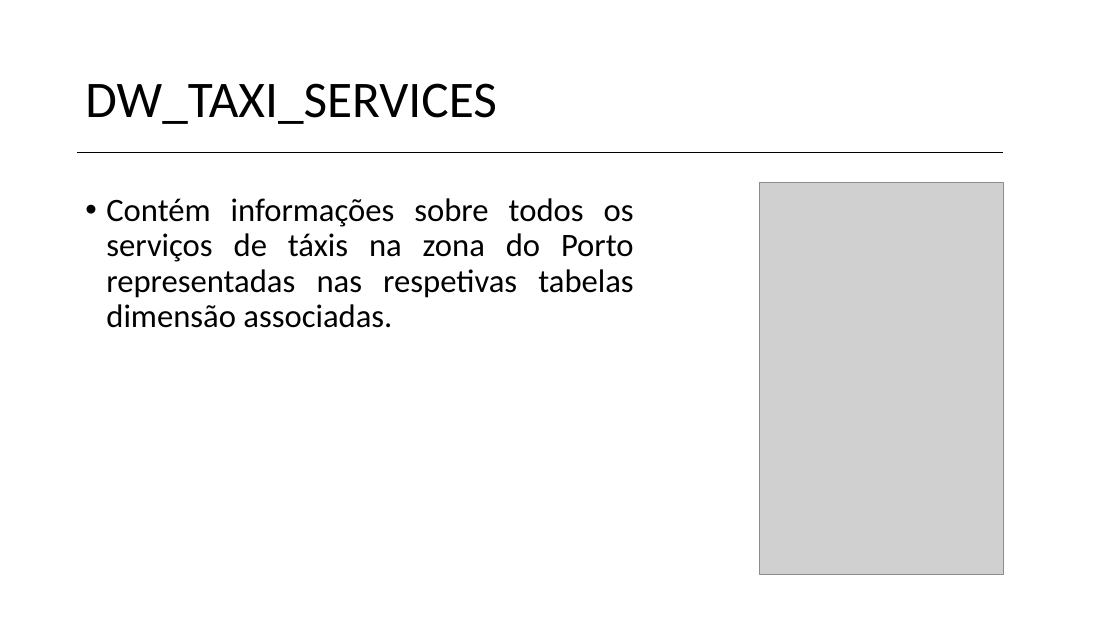
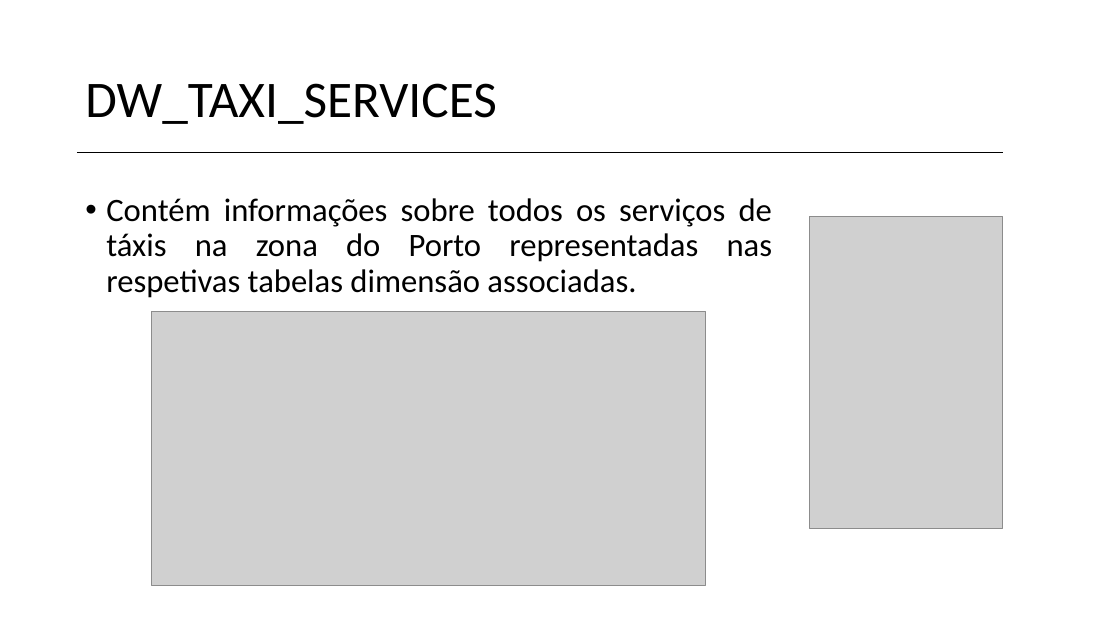
Before and after one commit to vanessa-silva/TABD-datawarehouse, a slide deck: slide 6 of Data-Warehouse.pptx. Drawn at 1120x630 pixels with LibreOffice and Linux fonts; fonts in the diff are those of the drawing; grey boxes stand for pictures; background and template pictures are left out. Boxes give left, top, right and bottom in pixels: in the first picture for what was removed or moved away, otherwise in the second. Text is boxed around its words. In the diff, an @@ line names an element or a change of style, - is before the commit and + after.

```diff
--- a/Data-Warehouse.pptx
+++ b/Data-Warehouse.pptx
@@ text "Contém informações sobre todos os ..." rewrapped from [106, 198, 634, 328] to [106, 198, 773, 298] @@
@@ picture: place and size @@
-picture at [760, 182, 1003, 575]
+picture at [810, 217, 1003, 528]
@@ picture added at [152, 312, 707, 586] @@
```
Also in this commit, not shown: 5 other slides changed, 17 other files.
